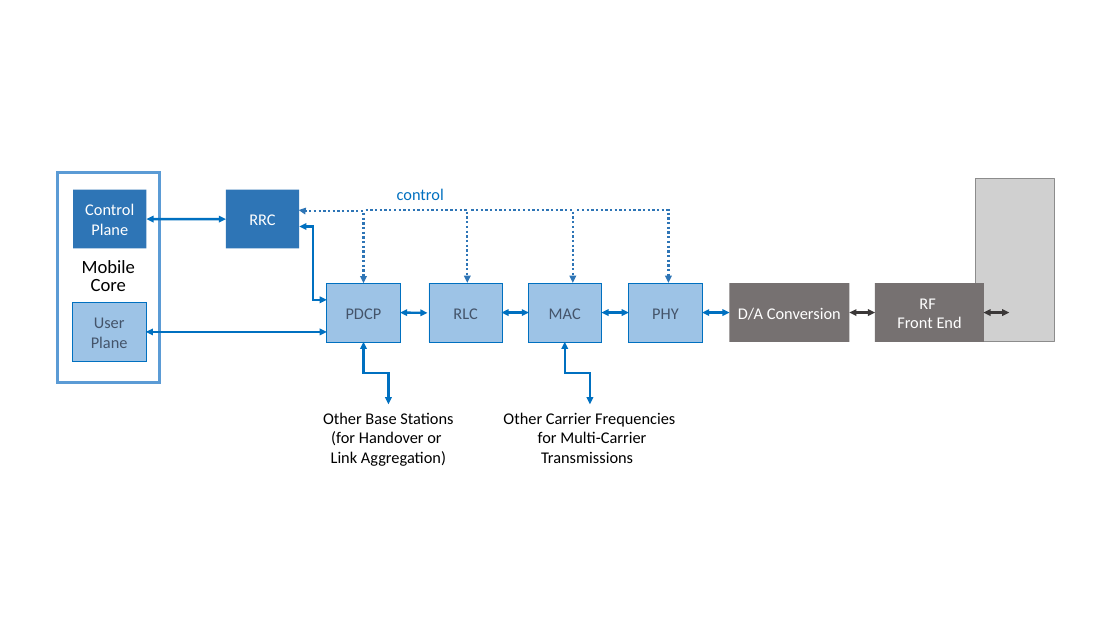
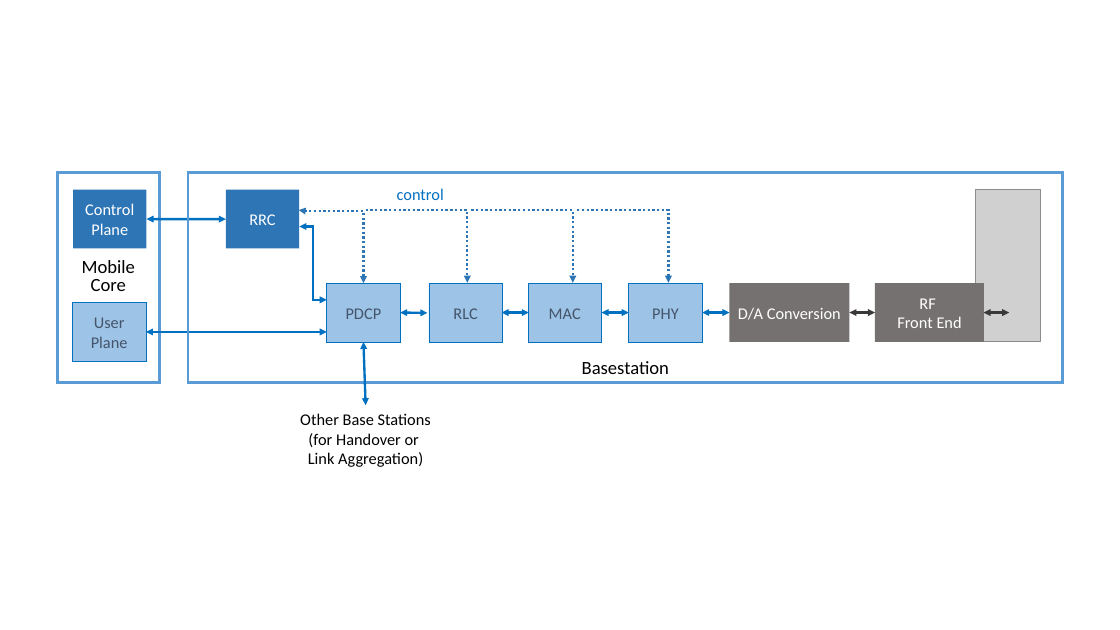
Before and after one commit to SystemsApproach/sdn, a slide deck: slide 3 of access.pptx. Drawn at 1120x630 pixels with LibreOffice and Linux fonts; fonts in the diff are those of the drawing; grey boxes stand for pictures. Boxes give left, top, right and bottom in pixels: in the first picture for what was removed or moved away, otherwise in the second. Text is boxed around its words. In the diff, an @@ line names an element or a change of style, - is before the commit and + after.

```diff
--- a/access.pptx
+++ b/access.pptx
@@ rectangle added at (x1=188, y1=172, x2=1063, y2=382), outline #5B9BD5 2.25 pt, 16 pt, text #000000 @@
+Basestation
@@ picture resized from (x1=976, y1=178, x2=1055, y2=342) to (x1=976, y1=190, x2=1041, y2=342) @@
@@ elbow double arrow removed from (364, 342) to (388, 404) @@
@@ double arrow added from (364, 342) to (365, 405), #0070C0 2 pt @@
@@ elbow double arrow removed from (565, 342) to (590, 404) @@
@@ text "Other Base Stations" moved from (x1=323, y1=412, x2=453, y2=466) to (x1=300, y1=413, x2=431, y2=467) @@
@@ text removed at (x1=503, y1=412, x2=675, y2=463) @@
-Other Carrier Frequencies
-(for Multi-Carrier
-Transmissions)
```
Also in this commit, not shown: 2 other slides changed, 1 slide added, 5 other files.
